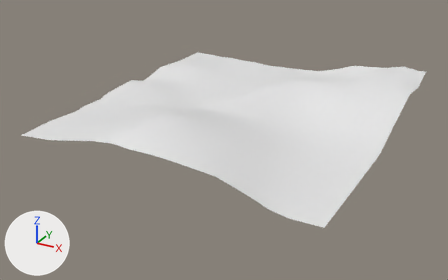
An edit to the glTF model Cont_Models/Sector4/Msh_Navigation.glb, drawn before and after from the same camera.
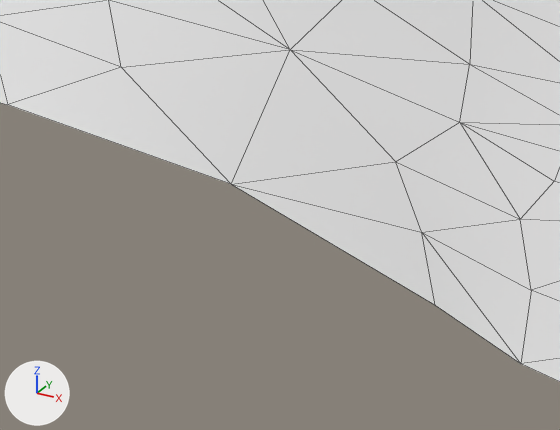
Old and new are each drawn whole from a 50 mm camera at (3783.0, -7423.0, 3113.0) aimed at (-127.0, -313.0, -442.0) and again close up on the part from 39% to 61% of the width and 51% to 79% of the height. Arrows for +X, +Y and +Z are at lower left; the lights stay in place. The close-ups show mesh edges as thin lines. Vertices at the same position are counted once.

Names of what the first close-up shows: 'Mesh_Navigation'.
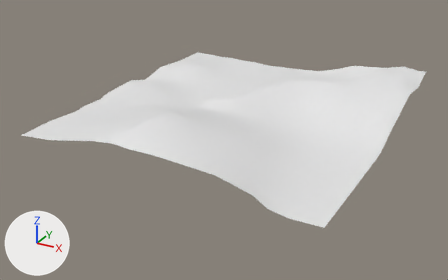
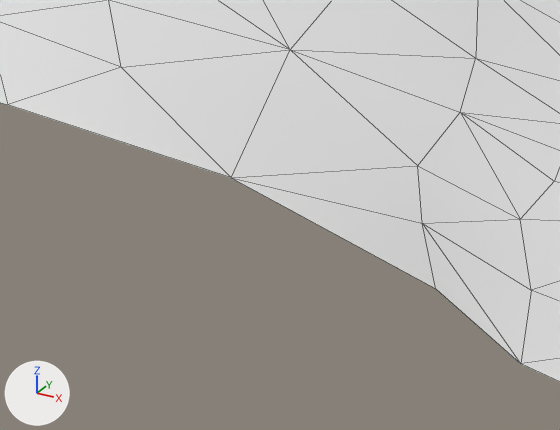
The newer file is also turned or shifted as a whole; pictures and numbers use the older file's frame.

Where the change shows, as pixel boxes [x1, y1, x2, y2] in the close-ups (560 x 430 px; the box of a moved part takes in the faces that stretch with it):
part 1 of me_msh_sec4_bloque35_001, moved or reshaped: [16, 0, 560, 364] in both

The change, as a list of edits to the scene's bpy script:
```text
Change me_msh_sec4_bloque35_001:
    where me_msh_sec4_bloque35_001.from_pydata(...)  # 372 vertices, 690 faces; spans x -2094.0..2084.0, y -2220.0..2214.0, z -207.0..300.0
    used by ob_mesh_navigation; location = (4.0, 5.0, -8.0)
    verts and faces of me_msh_sec4_bloque35_001; kept vertices keep their numbers, new ones are numbered from 372
    before: 0 (813.0, -2218.0, 60.0) at pixel (231, 184), 295 (564.0, -1229.0, 42.0), 297 (363.0, -1185.0, 98.0), 299 (709.0, -926.0, -58.0), 300 (469.0, -719.0, -23.0)
    before: 317 (1257.0, -2220.0, -86.0) at pixel (435, 305), 318 (1106.0, -1976.0, -81.0) at pixel (421, 232), 319 (949.0, -1782.0, -50.0) at pixel (395, 161), 320 (958.0, -1502.0, -78.0) at pixel (459, 122), 321 (864.0, -1263.0, -63.0) at pixel (469, 64)
    me_msh_sec4_bloque35_001 part 1
    add verts[0] = (813.0, -2218.0, 74.0)  # moved, pixel (231, 177)
    add verts[295] = (564.0, -1229.0, 73.0)  # moved
    add verts[297] = (363.0, -1185.0, 106.0)  # moved
    add verts[299] = (703.0, -888.0, -32.0)  # moved
    add verts[300] = (514.0, -699.0, -31.0)  # moved
    add verts[317] = (1257.0, -2220.0, -50.0)  # moved, pixel (435, 288)
    add verts[318] = (1106.0, -1976.0, -61.0)  # moved, pixel (422, 223)
    add verts[319] = (995.0, -1774.0, -51.0)  # moved, pixel (417, 165)
    add verts[320] = (958.0, -1502.0, -56.0)  # moved, pixel (460, 112)
    add verts[321] = (882.0, -1271.0, -42.0)  # moved, pixel (475, 58)
```
